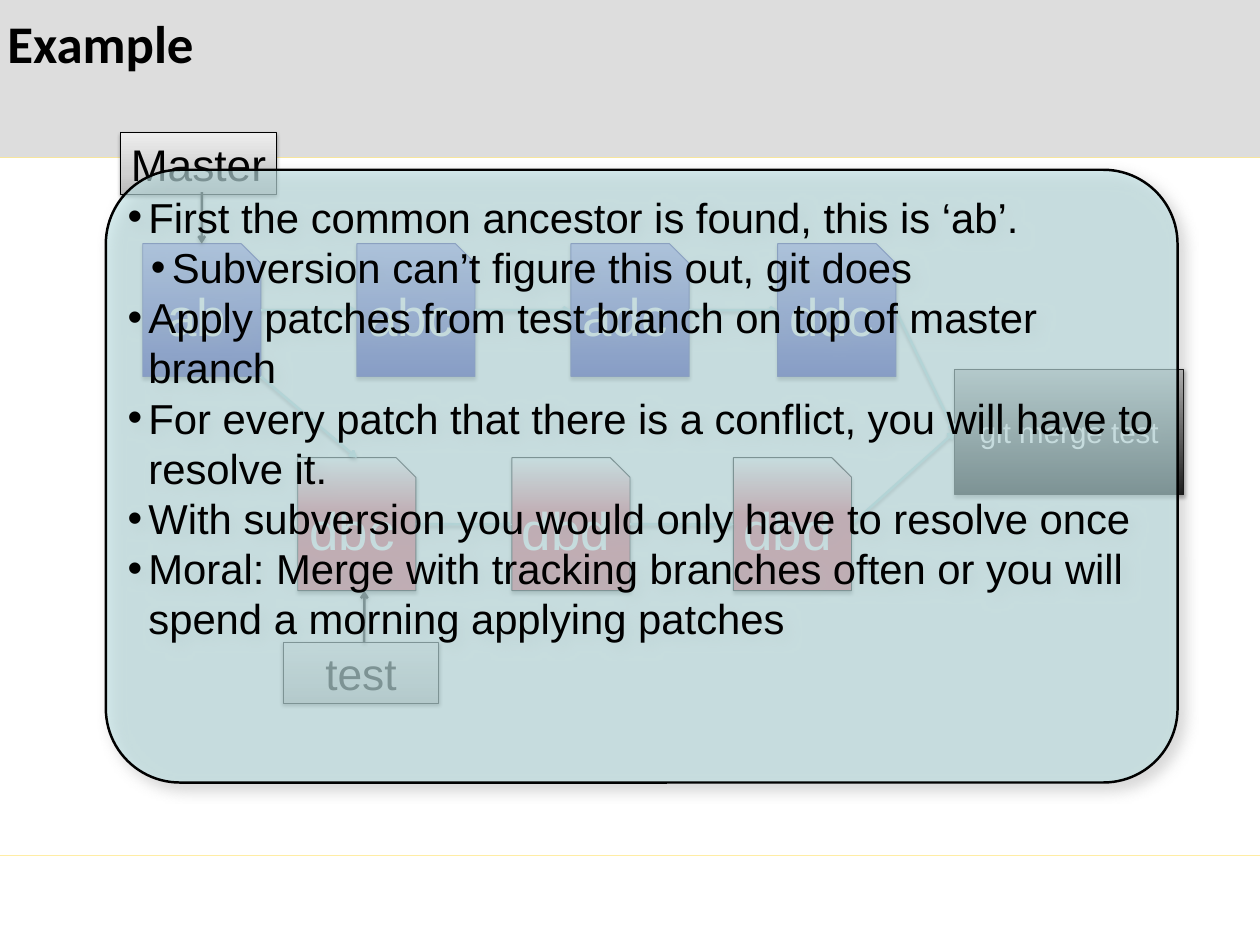
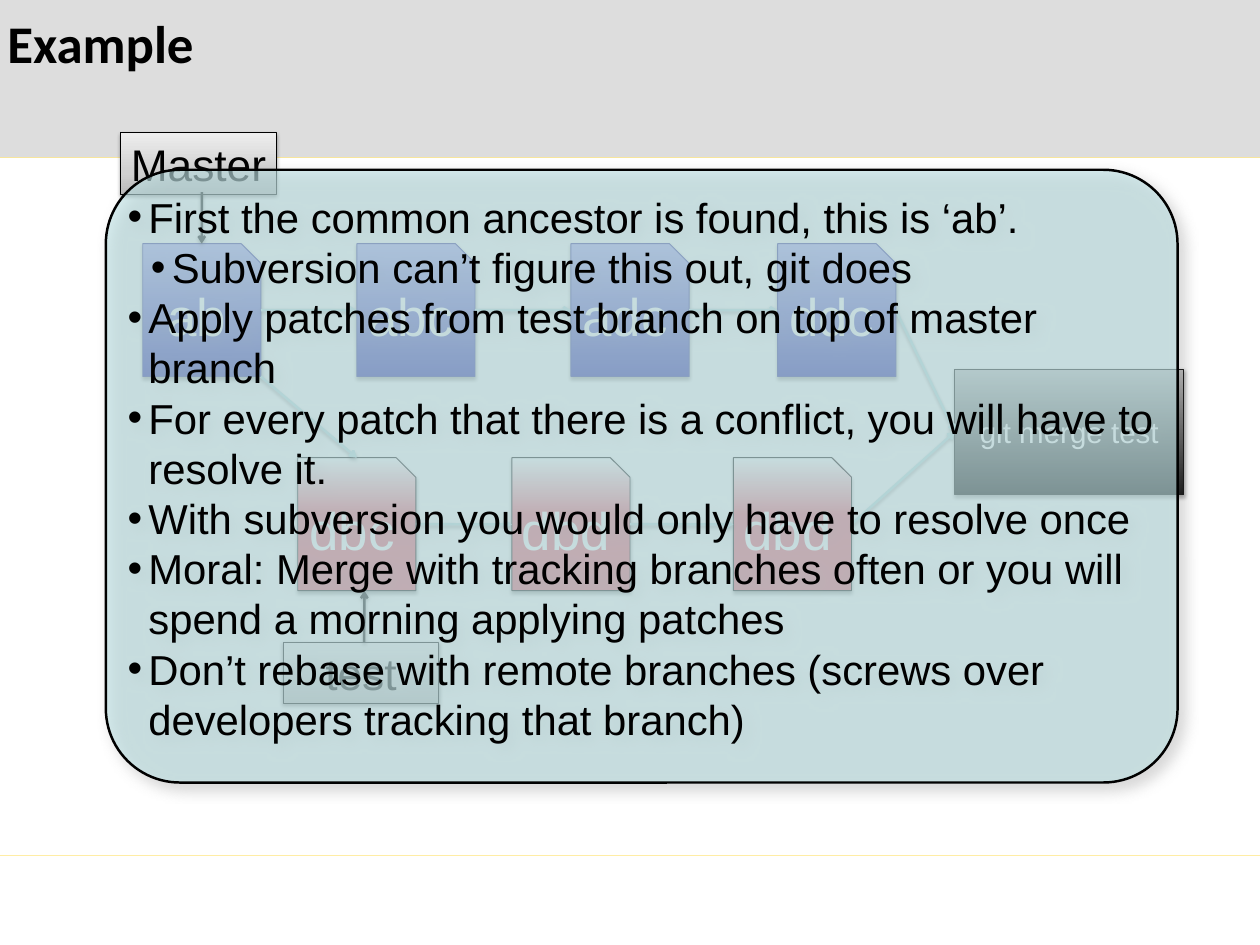
Before and after one commit to mglazer/GitPresentation, a slide deck: slide 27 of presentation.pptx (slide 25 before the commit). Drawn at 1260x945 pixels with LibreOffice and Linux fonts; fonts in the diff are those of the drawing; background and template pictures are left out. Boxes give left, top, right and bottom in pixels: in the first picture for what was removed or moved away, otherwise in the second. Text is boxed around its words. In the diff, an @@ line names an element or a change of style, - is before the commit and + after.

Commit message:
Told people not to rebase with remote branches

```diff
--- a/presentation.pptx
+++ b/presentation.pptx
@@ text in rounded rectangle at box(148, 651, 1044, 743): paragraph added @@
+• Don’t rebase with remote branches (screws over developers tracking that branch)
```
Also in this commit, not shown: 1 other slide changed, 4 slides added, 1 other file.
